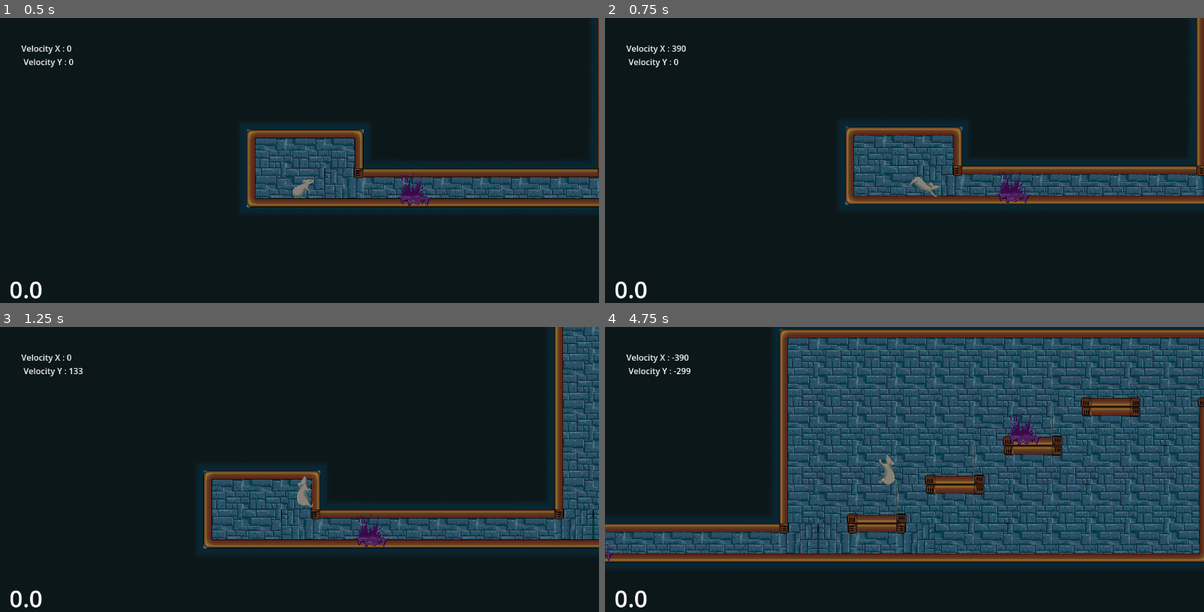
Above: before the commit, frames 1-4 (two rows, left to right).
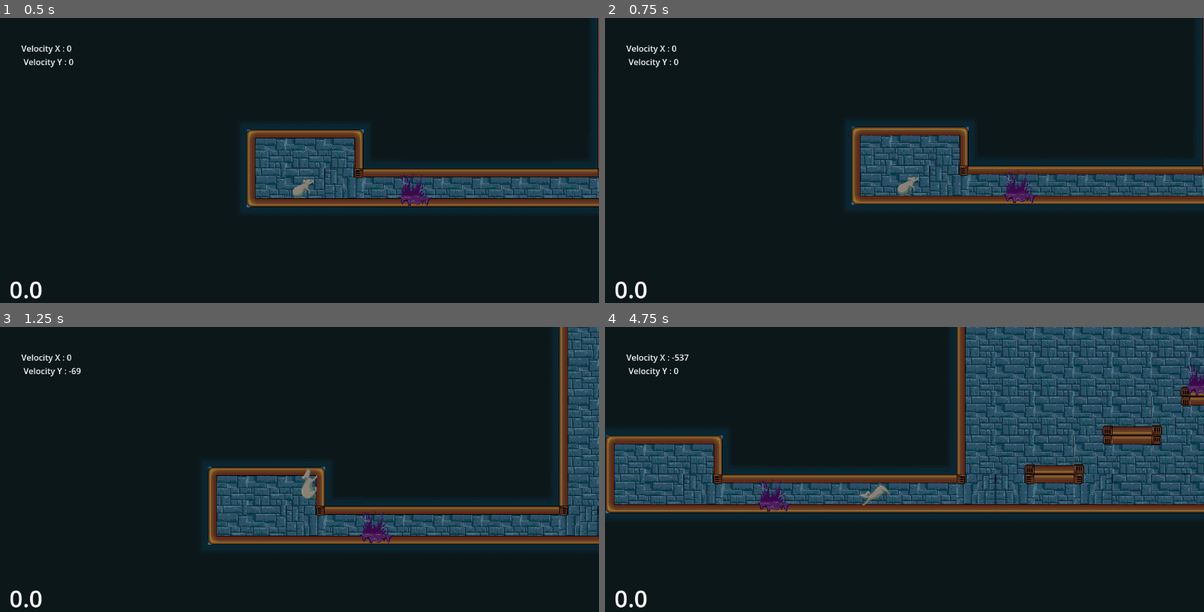
Above: after the commit, the same moments.

Repository: Taissirbw/De-Rat-Pigeon
Game: Godot game, scene res://scenes/game.tscn
The game is run twice, just before and just after one commit, with the same random seed, the same clock (stepped at 60 frames per second) and the same inputs. Sound files missing from this copy of the repository are replaced by a short silence.
Inputs:
- Up to frame 1 (0.5 s): no input
- Up to frame 2 (0.75 s): hold Right (walk_right) from 0.53 s (still down)
- Up to frame 3 (1.25 s): keep holding Right (walk_right); tap Space (jump) at 0.77 s
- Up to frame 4 (4.75 s): tap Space (jump) at 1.52, 3.02, 3.77, 4.52 s; release Right (walk_right) at 2.03 s; hold Left (walk_left) 2.03-2.78 s; hold Right (walk_right) 2.78-4.28 s; hold Left (walk_left) from 4.28 s (still down)

Frame 1 is identical in both runs. In frame 2, 4.6% of the frame differs, in the area x 11-100%, y 0-66%; in frame 3, 13%; in frame 4, 59%, in the area x 0-100%, y 0-84%.
Error after the commit: Parse Error: Expected indented block after "else" block. (res://scripts/running.gd:51)

Commit message:
son de la course

Diff:
--- a/de-rat-pigeon/scenes/player.tscn
+++ b/de-rat-pigeon/scenes/player.tscn
@@ -385,3 +385,5 @@
 [node name="AudioPlayer" type="AudioStreamPlayer2D" parent="."]
 volume_db = -12.071
 pitch_scale = 1.75
+
+[connection signal="finished" from="AudioPlayer" to="." method="_on_audio_player_finished"]
--- a/de-rat-pigeon/scripts/falling.gd
+++ b/de-rat-pigeon/scripts/falling.gd
@@ -29,6 +29,7 @@
 
 			elif player.is_on_floor():
 				## Bit of code to play a sound once
+				player.sounds_loop = 0
 				player.audio_player.stream = player.land_on_floor_sound
 				player.audio_player.volume_db= -12
 				player.audio_player.pitch_scale = 2
@@ -41,6 +42,7 @@
 				else:
 					if abs(player.velocity.x) < 70:
 						finished.emit(IDLE)
+
 					else:
 						finished.emit(RUNNING)
 
--- a/de-rat-pigeon/scripts/player.gd
+++ b/de-rat-pigeon/scripts/player.gd
@@ -13,7 +13,7 @@
 @export var land_on_floor_sound:AudioStreamWAV
 @export var wall_touch_sound:AudioStreamWAV
 @export var oil_sound:AudioStreamWAV
-
+@export var sounds_loop =0
 @export_category("Normal physics")
 @export var GRAVITY = 2200
 @export_range(0.0, 1.0) var friction = 0.3
@@ -170,6 +170,7 @@
 	# 1 - Enregistrer la dir actuelle du joueur (ou à défaut, la vélocité X)
 	# 2 - Dans l'état running, empecher la lecture de dir, et à la place, faire glisser
 	# 3 - désactiver le saut et le wall sliding.
+	sounds_loop = 0
 	audio_player.stream = oil_sound
 	audio_player.volume_db=-1
 	audio_player.pitch_scale=1
@@ -219,3 +220,11 @@
 func update_shader_coyote():
 	animation_player.material.set_shader_parameter("on_wall", is_on_wall())
 	animation_player.material.set_shader_parameter("coyote_pos", wall_contact_coyote > 0.)
+
+
+
+
+func _on_audio_player_finished() -> void:
+	if sounds_loop:
+		audio_player.play()
+	pass # Replace with function body.
--- a/de-rat-pigeon/scripts/running.gd
+++ b/de-rat-pigeon/scripts/running.gd
@@ -4,14 +4,14 @@
 
 func enter(previous_state_path: String, data := {}) -> void:
 	#state_print("RUNNING")
-	player.running_sound.loop_mode= 1
-	player.running_sound.loop_end= 48000
+	player.sounds_loop = 1
 	player.audio_player.stream = player.running_sound
 	player.audio_player.volume_db= -12
 	player.audio_player.pitch_scale = 2
 	player.audio_player.play()
 	if abs(player.velocity.x) < player.WALK_SPEED:
 		player.animation_player.play("walk")
+		player.audio_player.stream_paused =1
 	else:
 		player.animation_player.play("run")
 
@@ -28,6 +28,7 @@
 		if player.shock_state:
 			#player.wall_contact_coyote -= delta
 			#player.velocity.y += player.gravity * delta
+			player.audio_player.playing = false
 			finished.emit(SHOCKED)
 
 		dir = Input.get_axis("walk_left", "walk_right")
@@ -45,9 +46,10 @@
 			#player.animation_player.offset.x = 0.
 
 		if abs(player.velocity.x) < player.WALK_SPEED:
+
 			player.animation_player.play("walk")
 		else:
-
+player.audio_player.playing = false
 			player.animation_player.play("run")
 
 
